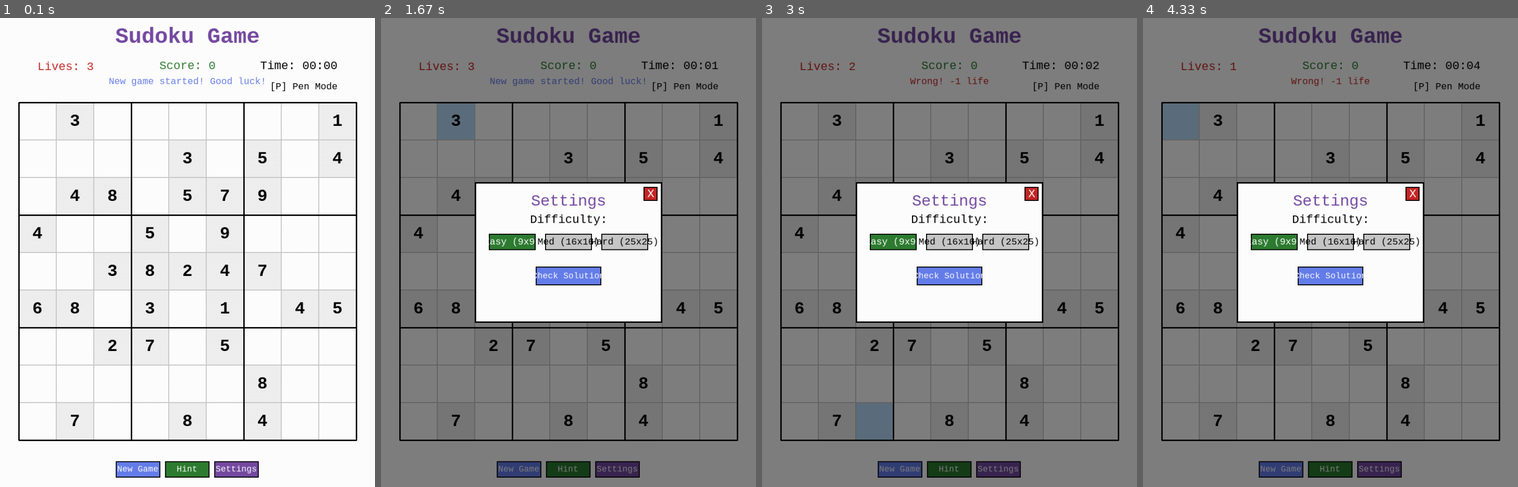
Above: before the commit, frames 1-4 (left to right).
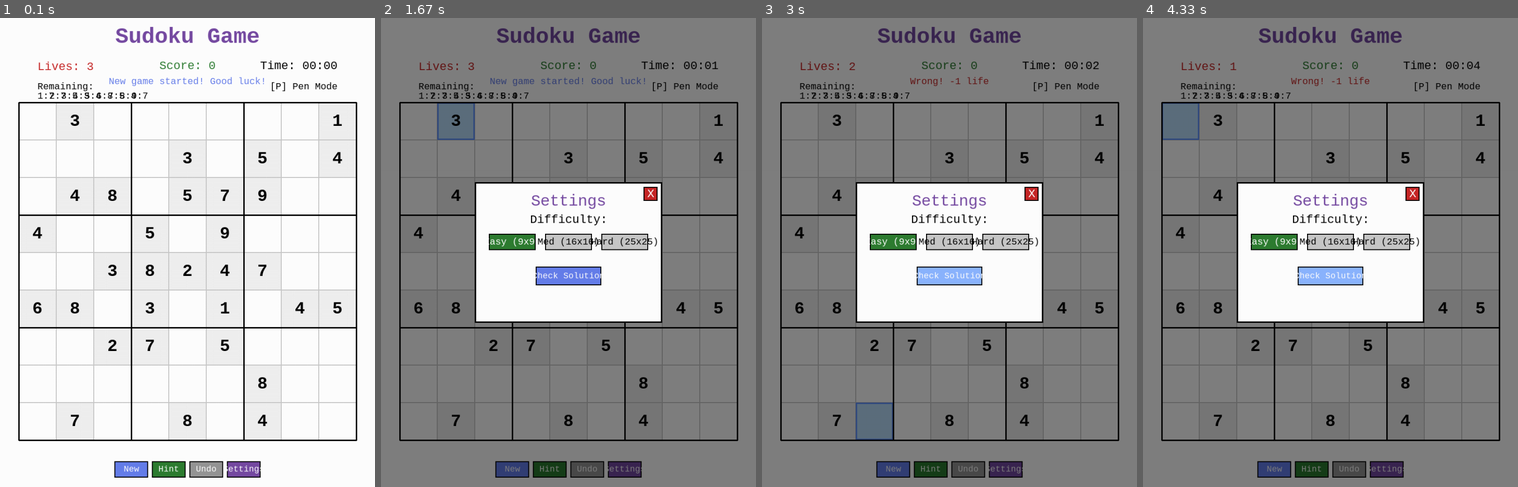
Above: after the commit, the same moments.

Repository: dbdonaldson50/PyGame-Sudoku-Flood
Game: pygame game, started from sudoku_game.py
The game is run twice, just before and just after one commit, with the same random seed, the same clock (stepped at 60 frames per second) and the same inputs.
Inputs (mouse positions are in pixels of both pictures, inside the frame that each line leads up to):
- Up to frame 1 (0.1 s): no input
- Up to frame 2 (1.67 s): hold Z 0.33-0.8 s; hold Right 0.33-0.8 s; tap Z at 0.83 s; press the mouse at (624, 468) at 1.2 s; move the mouse to (594, 388) at 1.3 s; release the mouse at (568, 308) at 1.43 s; hold Right from 1.5 s (still down); tap 9 at 1.65 s
- Up to frame 3 (3 s): release Right at 1.97 s; click (949, 275) at 2.05 s, where only the run after the commit has a clickable "2"; hold Up 2.33-2.63 s; hold Right from 2.67 s (still down); tap 9 at 2.82 s
- Up to frame 4 (4.33 s): release Right at 3.13 s; hold Left 3.17-3.7 s; hold Down 3.73-4.03 s; hold Left from 4.07 s (still down); tap 9 at 4.22 s

The runs differ from the first frame. In frame 1, 1.0% of the frame differs, in the area x 10-70%, y 13-98%; in frame 2, 1.0%; in frame 3, 1.6%; in frame 4, 1.6%.

Commit message:
Add GUI improvements: button hover effects, number highlighting, remaining counts, enhanced cell glow, and undo functionality (Ctrl+Z)

Diff:
--- a/constants.py
+++ b/constants.py
@@ -23,6 +23,15 @@
 DARK_RED = (198, 40, 40)
 YELLOW = (255, 255, 200)
 CYAN = (0, 255, 255)
+
+# Enhanced UI colors
+HOVER_BLUE = (140, 180, 255)  # Brighter blue for button hover
+HOVER_GREEN = (100, 180, 100)  # Brighter green for button hover
+HOVER_PURPLE = (150, 100, 200)  # Brighter purple for button hover
+HOVER_RED = (230, 100, 100)  # Brighter red for button hover
+SELECTED_GLOW = (100, 150, 255)  # Glow color for selected cell
+HIGHLIGHT_NUMBER = (255, 255, 200)  # Highlight for matching numbers
+UNDO_COLOR = (150, 150, 150)  # Color for undo button
 
 # Font settings
 FONT_NAME = 'ubuntumono'
@@ -66,3 +75,7 @@
 # Animation settings
 ANIMATION_SPEED = 10  # frames per cell transition
 FPS = 60
+
+# UI Enhancement settings
+MAX_UNDO_HISTORY = 50  # Maximum number of moves to track for undo
+GLOW_INTENSITY = 3  # Border width for selected cell glow
--- a/sudoku_game.py
+++ b/sudoku_game.py
@@ -68,6 +68,7 @@
         self.solution = []
         self.initial_board = []
         self.pencil_marks = []  # 2D array of sets for pencil marks
+        self.undo_history = []  # List of (board_state, pencil_marks_state, score) tuples
         self.lives = 3
         self.max_lives = 3
         self.score = 0
@@ -87,6 +88,7 @@
         self.message_color = self.BLACK
         self.message_timer = 0
         self.show_settings = False
+        self.mouse_pos = (0, 0)  # Track mouse position for hover effects
 
         # Animation state
         self.animation_queue = []
@@ -112,18 +114,21 @@
 
     def create_buttons(self):
         """Create button rectangles"""
-        # Control buttons (New Game, Hint, Settings) - fixed position
-        button_width = 95
+        # Control buttons (New Game, Hint, Undo, Settings) - fixed position
+        button_width = 72
         button_height = 35
         button_y = 945  # Fixed position at bottom
-        spacing = 10
-
-        start_x = (self.WINDOW_WIDTH - (button_width * 3 + spacing * 2)) // 2
+        spacing = 8
+
+        total_buttons = 4
+        start_x = (self.WINDOW_WIDTH - (button_width * total_buttons + spacing * (total_buttons - 1))) // 2
 
         self.buttons['new_game'] = pygame.Rect(start_x, button_y, button_width, button_height)
         self.buttons['hint'] = pygame.Rect(start_x + button_width + spacing, button_y,
                                       button_width, button_height)
-        self.buttons['settings'] = pygame.Rect(start_x + (button_width + spacing) * 2, button_y,
+        self.buttons['undo'] = pygame.Rect(start_x + (button_width + spacing) * 2, button_y,
+                                      button_width, button_height)
+        self.buttons['settings'] = pygame.Rect(start_x + (button_width + spacing) * 3, button_y,
                                        button_width, button_height)
 
         # Settings modal buttons
@@ -196,6 +201,7 @@
         self.score = 0
         self.seconds = 0
         self.pencil_mode = False
+        self.undo_history = []  # Clear undo history on new game
 
         # Update grid settings based on difficulty
         settings = self.difficulty_settings[self.difficulty]
@@ -324,6 +330,10 @@
 
         if self.initial_board[row][col] is not None:
             return
+
+        # Save state before making changes (for undo)
+        if symbol != 0 or self.board[row][col] is not None or self.pencil_marks[row][col]:
+            self.save_state()
 
         # Convert number to string symbol if needed
         if isinstance(symbol, int):
@@ -381,6 +391,9 @@
         if self.initial_board[row][col] is not None:
             return
 
+        # Save state before making changes (for undo)
+        self.save_state()
+
         # Convert to uppercase and check if valid symbol
         char = char.upper()
         if char in self.symbols:
@@ -420,6 +433,35 @@
         mode = "Pencil" if self.pencil_mode else "Pen"
         self.show_message(f"{mode} mode", self.DARK_BLUE)
 
+    def save_state(self):
+        """Save current board state for undo"""
+        # Deep copy the board and pencil marks
+        board_copy = copy.deepcopy(self.board)
+        pencil_copy = copy.deepcopy(self.pencil_marks)
+
+        self.undo_history.append((board_copy, pencil_copy, self.score))
+
+        # Limit history size
+        if len(self.undo_history) > MAX_UNDO_HISTORY:
+            self.undo_history.pop(0)
+
+    def undo(self):
+        """Undo the last move"""
+        if self.game_over:
+            return
+
+        if not self.undo_history:
+            self.show_message("Nothing to undo!", self.DARK_RED)
+            return
+
+        # Restore previous state
+        board_state, pencil_state, score_state = self.undo_history.pop()
+        self.board = copy.deepcopy(board_state)
+        self.pencil_marks = copy.deepcopy(pencil_state)
+        self.score = score_state
+
+        self.show_message("Move undone!", self.DARK_BLUE)
+
     def give_hint(self):
         """Give a hint by revealing one cell"""
         if self.game_over:
@@ -491,6 +533,9 @@
 
     def handle_click(self, pos):
         """Handle mouse clicks"""
+        # Update mouse position for hover effects
+        self.mouse_pos = pos
+
         # Handle game over modal
         if self.show_win_message or self.show_lose_message:
             if self.buttons['gameover_modal'].collidepoint(pos):
@@ -540,12 +585,20 @@
             self.new_game()
         elif self.buttons['hint'].collidepoint(pos):
             self.give_hint()
+        elif self.buttons['undo'].collidepoint(pos):
+            self.undo()
         elif self.buttons['settings'].collidepoint(pos):
             self.show_settings = True
 
     def handle_key(self, key):
         """Handle keyboard events"""
         if self.game_over:
+            return
+
+        # Check for Ctrl+Z (undo)
+        keys = pygame.key.get_pressed()
+        if (keys[pygame.K_LCTRL] or keys[pygame.K_RCTRL] or keys[pygame.K_LMETA] or keys[pygame.K_RMETA]) and key == pygame.K_z:
+            self.undo()
             return
 
         # Toggle pencil mode with 'P' key
@@ -626,6 +679,8 @@
                     running = False
                 elif event.type == pygame.MOUSEBUTTONDOWN:
                     self.handle_click(event.pos)
+                elif event.type == pygame.MOUSEMOTION:
+                    self.mouse_pos = event.pos  # Track mouse position for hover effects
                 elif event.type == pygame.KEYDOWN:
                     self.handle_key(event.key)
                 elif event.type == self.timer_event:
--- a/ui_renderer.py
+++ b/ui_renderer.py
@@ -21,6 +21,12 @@
     # Draw temporary messages
     draw_temporary_message(game)
 
+    # Draw pencil mode indicator
+    draw_pencil_mode_indicator(game)
+
+    # Draw remaining numbers count
+    draw_remaining_numbers(game)
+
     # Draw board
     draw_board(game)
 
@@ -29,9 +35,6 @@
 
     # Draw control buttons
     draw_control_buttons(game)
-
-    # Draw pencil mode indicator
-    draw_pencil_mode_indicator(game)
 
     # Draw settings modal if open
     if game.show_settings:
@@ -87,6 +90,12 @@
     """Draw the Sudoku board"""
     cell_size = game.BOARD_SIZE // game.grid_size
 
+    # Get selected cell value for highlighting
+    selected_value = None
+    if game.selected_cell:
+        row, col = game.selected_cell
+        selected_value = game.board[row][col]
+
     for i in range(game.grid_size):
         for j in range(game.grid_size):
             x = game.BOARD_X + j * cell_size
@@ -97,6 +106,9 @@
                 color = BLUE
             elif game.initial_board[i][j] is not None:
                 color = LIGHT_GRAY
+            elif selected_value and game.board[i][j] == selected_value and selected_value is not None:
+                # Highlight cells with same number as selected
+                color = HIGHLIGHT_NUMBER
             elif game.board[i][j] is not None and game.board[i][j] == game.solution[i][j]:
                 color = GREEN
             else:
@@ -104,6 +116,12 @@
 
             pygame.draw.rect(game.screen, color, (x, y, cell_size, cell_size))
             pygame.draw.rect(game.screen, GRAY, (x, y, cell_size, cell_size), 1)
+
+            # Draw enhanced glow for selected cell
+            if game.selected_cell == (i, j):
+                for thickness in range(GLOW_INTENSITY, 0, -1):
+                    alpha_color = SELECTED_GLOW
+                    pygame.draw.rect(game.screen, alpha_color, (x, y, cell_size, cell_size), thickness)
 
             # Draw number, pencil marks, or nothing
             if game.board[i][j] is not None:
@@ -190,6 +208,46 @@
     game.screen.blit(text, text_rect)
 
 
+def draw_remaining_numbers(game):
+    """Draw remaining numbers count for each symbol"""
+    # Calculate remaining count for each symbol
+    remaining = {}
+    for symbol in game.symbols:
+        total_needed = game.grid_size
+        placed = sum(1 for i in range(game.grid_size) for j in range(game.grid_size)
+                     if game.solution[i][j] == symbol and game.board[i][j] == symbol)
+        remaining[symbol] = total_needed - placed
+
+    # Draw title
+    title_text = game.small_font.render("Remaining:", True, BLACK)
+    title_rect = title_text.get_rect(left=80, top=135)
+    game.screen.blit(title_text, title_rect)
+
+    # Draw counts in compact format
+    y_pos = 155
+    x_pos = 80
+    items_per_row = 9 if game.grid_size == 9 else (8 if game.grid_size == 16 else 13)
+    spacing = 25 if game.grid_size == 9 else (23 if game.grid_size == 16 else 15)
+
+    for idx, symbol in enumerate(game.symbols):
+        count = remaining[symbol]
+
+        # Color code: gray if complete, black otherwise
+        color = GRAY if count == 0 else BLACK
+
+        # Format as "1:5" (symbol:count)
+        count_text = game.small_font.render(f"{symbol}:{count}", True, color)
+        count_rect = count_text.get_rect(left=x_pos, top=y_pos)
+        game.screen.blit(count_text, count_rect)
+
+        # Move to next position
+        x_pos += spacing
+        if (idx + 1) % items_per_row == 0:
+            x_pos = 80
+            y_pos += 20
+
+
+
 def draw_laser_effect(game):
     """Draw laser effect between animated cells"""
     if not game.animation_queue or game.laser_source is None:
@@ -225,16 +283,22 @@
 
 
 def draw_control_buttons(game):
-    """Draw control buttons"""
+    """Draw control buttons with hover effects"""
     button_data = [
-        ('new_game', 'New Game', DARK_BLUE),
-        ('hint', 'Hint', DARK_GREEN),
-        ('settings', 'Settings', PURPLE)
+        ('new_game', 'New', DARK_BLUE, HOVER_BLUE),
+        ('hint', 'Hint', DARK_GREEN, HOVER_GREEN),
+        ('undo', 'Undo', UNDO_COLOR, (180, 180, 180)),
+        ('settings', 'Settings', PURPLE, HOVER_PURPLE)
     ]
 
-    for key, text, color in button_data:
+    for key, text, color, hover_color in button_data:
         rect = game.buttons[key]
-        pygame.draw.rect(game.screen, color, rect)
+
+        # Check if mouse is hovering over button
+        is_hovering = rect.collidepoint(game.mouse_pos)
+        button_color = hover_color if is_hovering else color
+
+        pygame.draw.rect(game.screen, button_color, rect)
         pygame.draw.rect(game.screen, BLACK, rect, 2)
 
         text_surface = game.button_font.render(text, True, WHITE)
@@ -272,19 +336,29 @@
 
     for i, (diff, label) in enumerate(zip(difficulties, labels)):
         button = game.buttons[diff]
-        color = DARK_GREEN if game.difficulty == diff else GRAY
+        is_hovering = button.collidepoint(game.mouse_pos)
+
+        # Determine button color
+        if game.difficulty == diff:
+            color = HOVER_GREEN if is_hovering else DARK_GREEN
+        else:
+            color = LIGHT_GRAY if is_hovering else GRAY
 
         pygame.draw.rect(game.screen, color, button)
         pygame.draw.rect(game.screen, BLACK, button, 2)
 
         # Use smaller font for button text
-        text_surface = game.small_font.render(label, True, WHITE if game.difficulty == diff else BLACK)
+        text_color = WHITE if game.difficulty == diff else BLACK
+        text_surface = game.small_font.render(label, True, text_color)
         text_rect = text_surface.get_rect(center=button.center)
         game.screen.blit(text_surface, text_rect)
 
     # Check button
     check_button = game.buttons['check']
-    pygame.draw.rect(game.screen, DARK_BLUE, check_button)
+    is_check_hovering = check_button.collidepoint(game.mouse_pos)
+    check_color = HOVER_BLUE if is_check_hovering else DARK_BLUE
+
+    pygame.draw.rect(game.screen, check_color, check_button)
     pygame.draw.rect(game.screen, BLACK, check_button, 2)
 
     check_text = game.button_font.render("Check Solution", True, WHITE)
@@ -293,7 +367,10 @@
 
     # Close button
     close_button = game.buttons['settings_close']
-    pygame.draw.rect(game.screen, DARK_RED, close_button)
+    is_close_hovering = close_button.collidepoint(game.mouse_pos)
+    close_color = HOVER_RED if is_close_hovering else DARK_RED
+
+    pygame.draw.rect(game.screen, close_color, close_button)
     pygame.draw.rect(game.screen, BLACK, close_button, 2)
 
     close_text = game.medium_font.render("X", True, WHITE)
@@ -346,7 +423,10 @@
 
     # New game button
     newgame_button = game.buttons['gameover_newgame']
-    pygame.draw.rect(game.screen, DARK_GREEN, newgame_button)
+    is_hovering = newgame_button.collidepoint(game.mouse_pos)
+    button_color = HOVER_GREEN if is_hovering else DARK_GREEN
+
+    pygame.draw.rect(game.screen, button_color, newgame_button)
     pygame.draw.rect(game.screen, BLACK, newgame_button, 2)
 
     newgame_text = game.button_font.render("New Game", True, WHITE)
